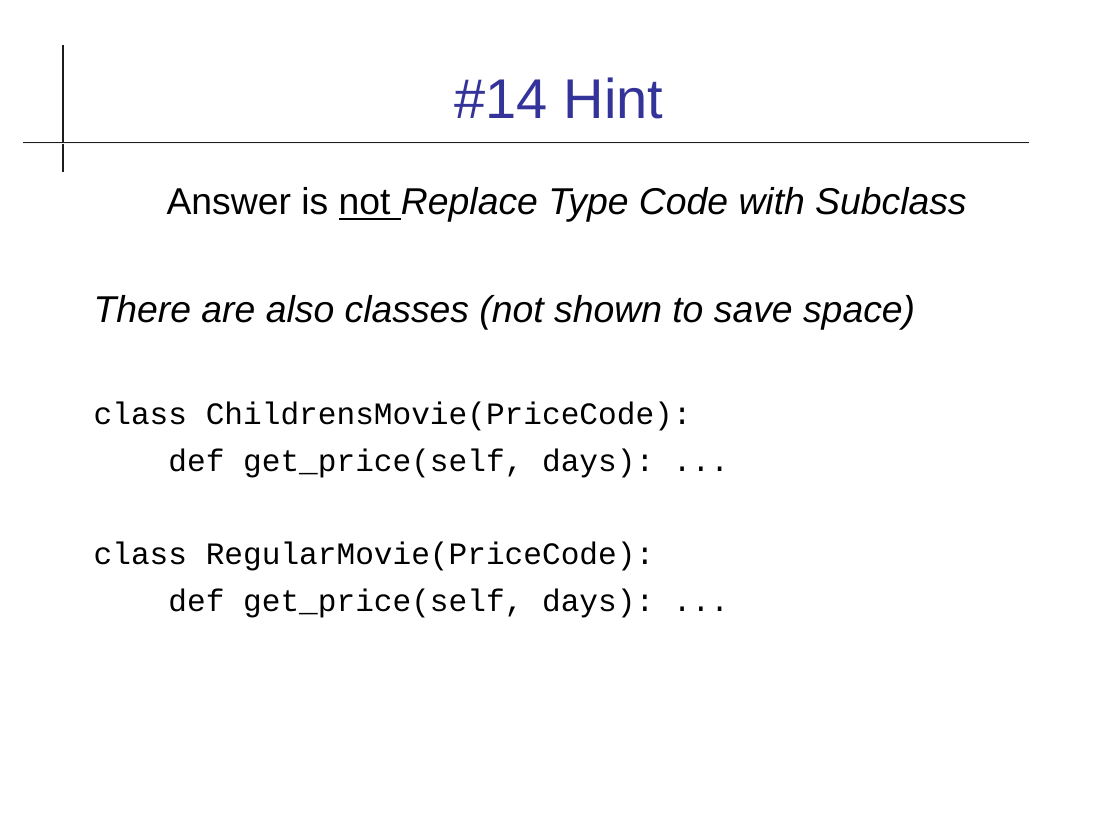
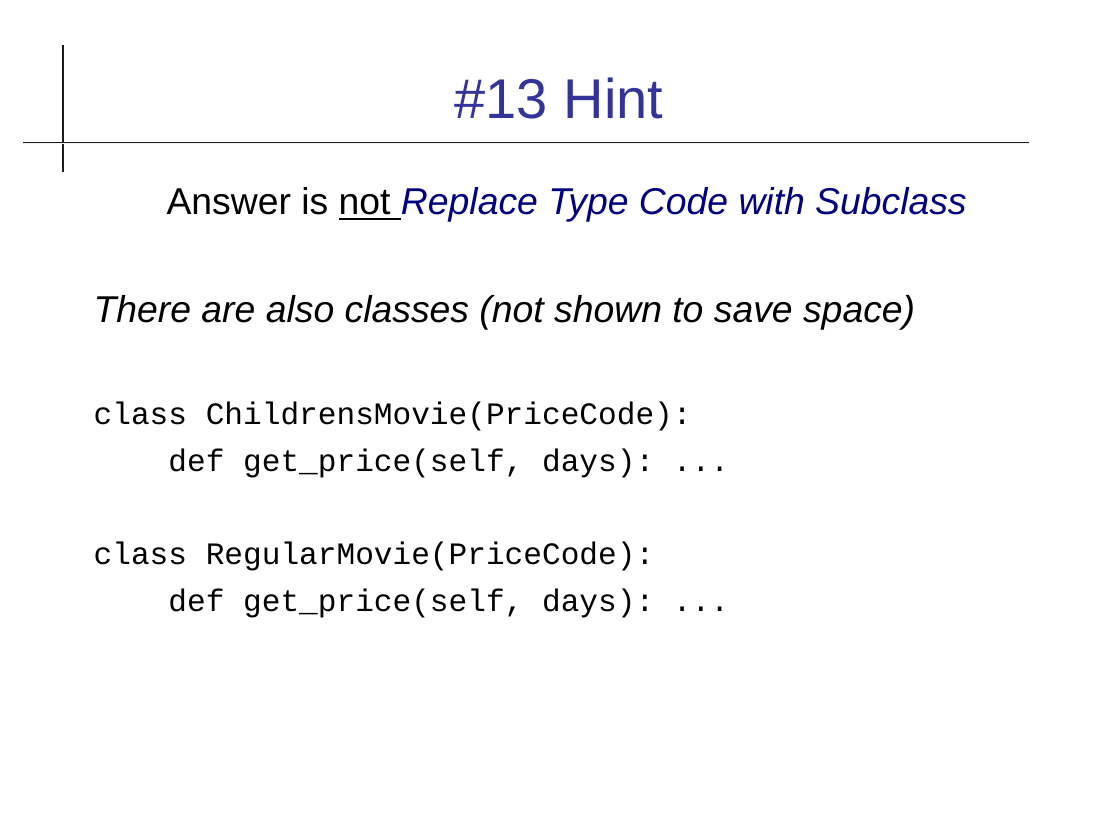
Before and after one commit to cpske/ISP, a slide deck: slide 16 of refactoring/Refactoring-Review.odp (slide 17 before the commit). Drawn at 1120x840 pixels with LibreOffice and Linux fonts; fonts in the diff are those of the drawing. Boxes give left, top, right and bottom in pixels: in the first picture for what was removed or moved away, otherwise in the second. Text is boxed around its words. In the diff, an @@ line names an element or a change of style, - is before the commit and + after.

```diff
--- a/refactoring/Refactoring-Review.odp
+++ b/refactoring/Refactoring-Review.odp
@@ title at (455,77,664,119): text changed @@
-#14 Hint
+#13 Hint
@@ text at (167,187,966,222): text colour #000000 to #000080 in "Replace Type Code with Subclass" @@
```
Also in this commit, not shown: 9 other slides changed, 3 slides added, 3 slides removed, 9 other files.
